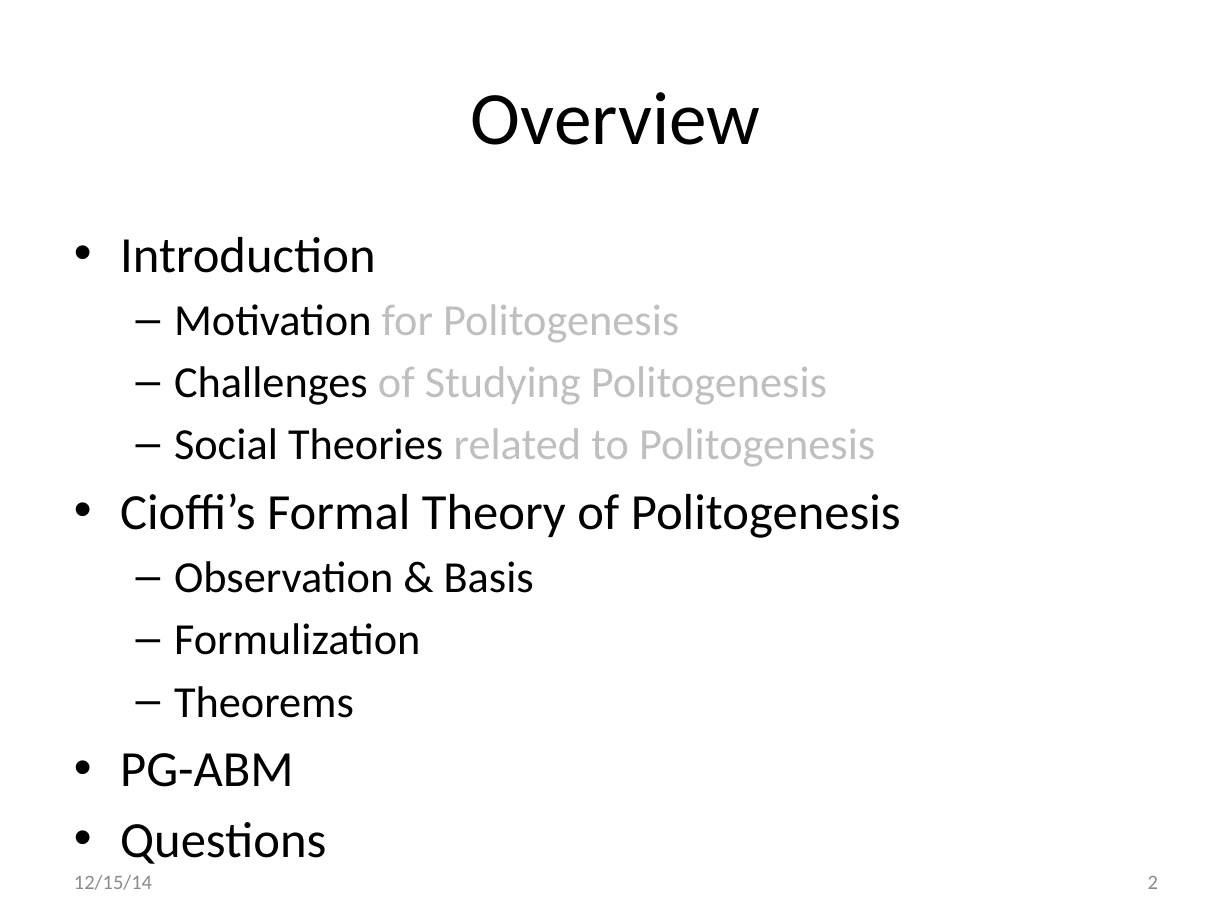
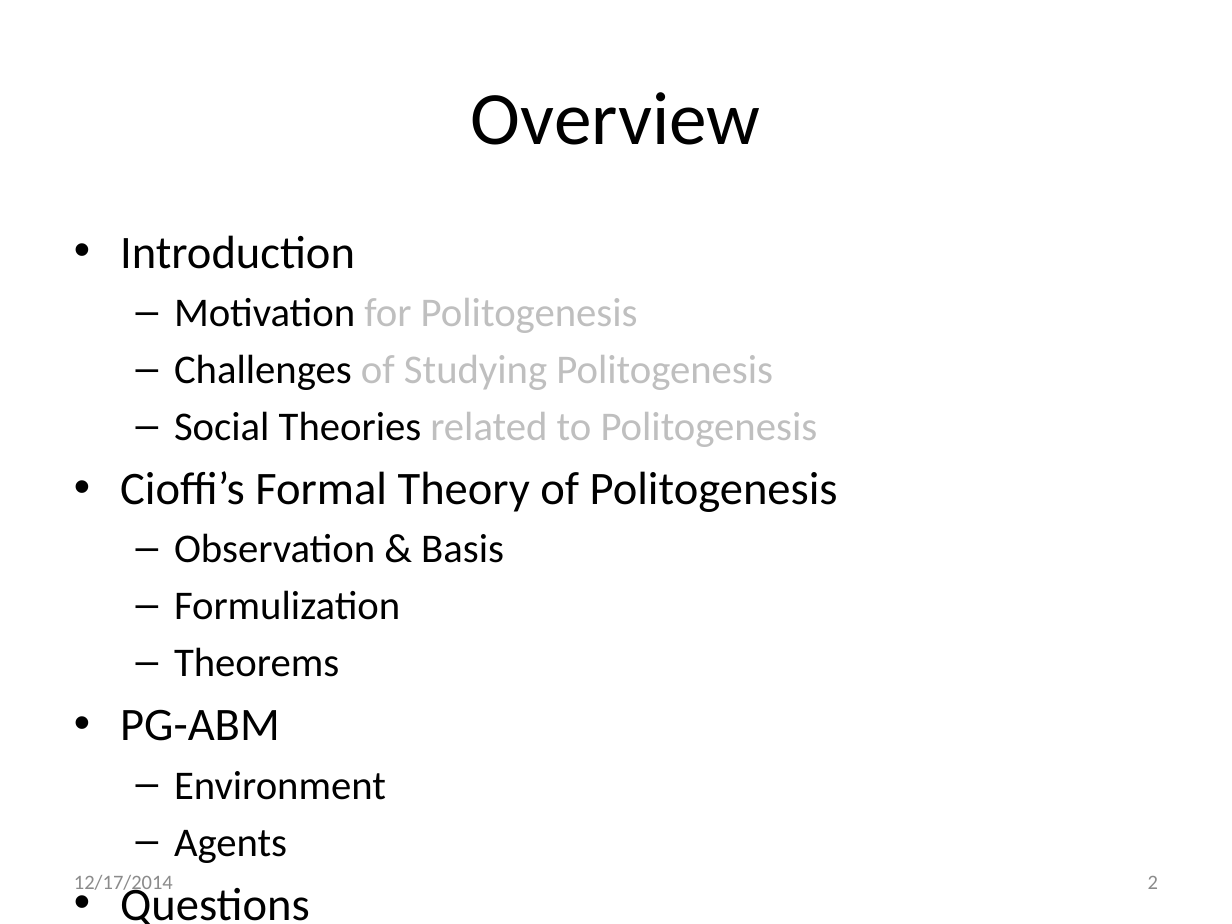
Before and after one commit to oztalha/pg-abm, a slide deck: slide 2 of docs/PG-ABM.pptx. Drawn at 1232x924 pixels with LibreOffice and Linux fonts; fonts in the diff are those of the drawing. Boxes give left, top, right and bottom in pixels: in the first picture for what was removed or moved away, otherwise in the second. Text is boxed around its words. In the diff, an @@ line names an element or a change of style, - is before the commit and + after.

```diff
--- a/docs/PG-ABM.pptx
+++ b/docs/PG-ABM.pptx
@@ text at box(120, 235, 838, 741): size 29.6 to 27.2 pt in "Introduction", "Cioffi’s Formal Theory of Politogenesis", "PG-ABM", "Questions"; size 25.9 to 23.8 pt in "Motivation for Politogenesis", "Challenges of Studying Politogenesis", "Social Theories related to Politogenesis", "Observation & Basis" and 2 more places @@
@@ text at box(174, 771, 386, 863): paragraphs added @@
+  – Environment
+  – Agents
@@ text at box(74, 875, 173, 895): text changed @@
-12/15/14
+12/17/2014
```
Also in this commit, not shown: 14 other slides changed, 2 other files.
